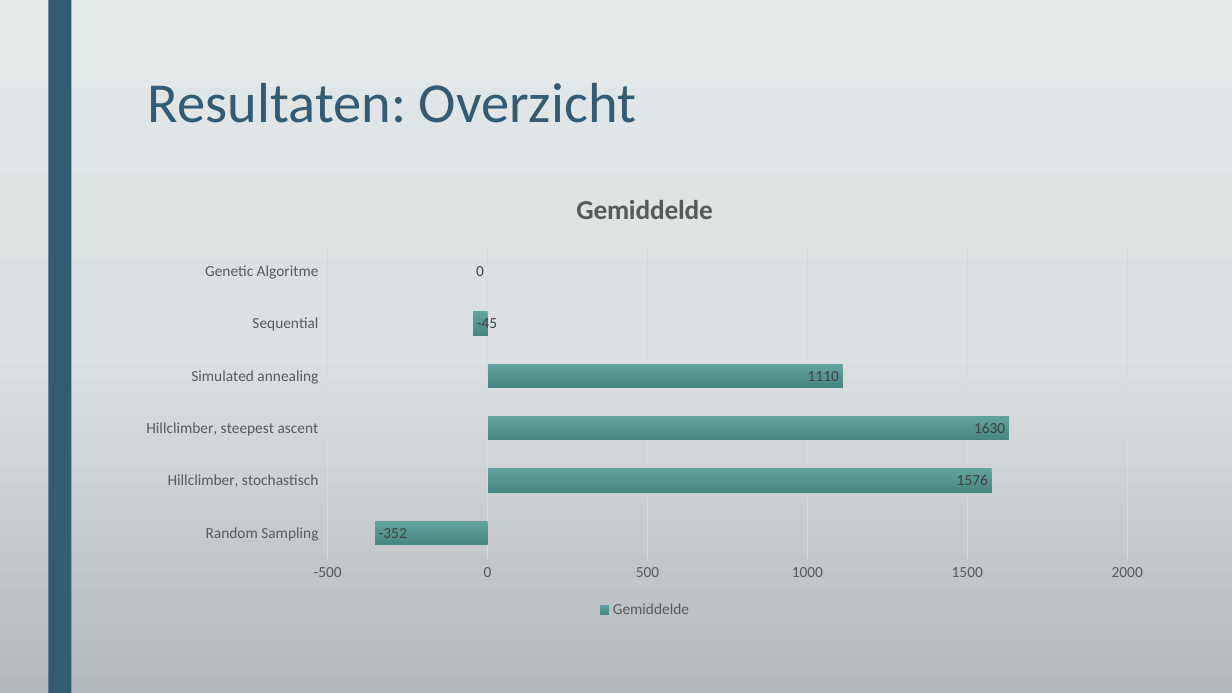
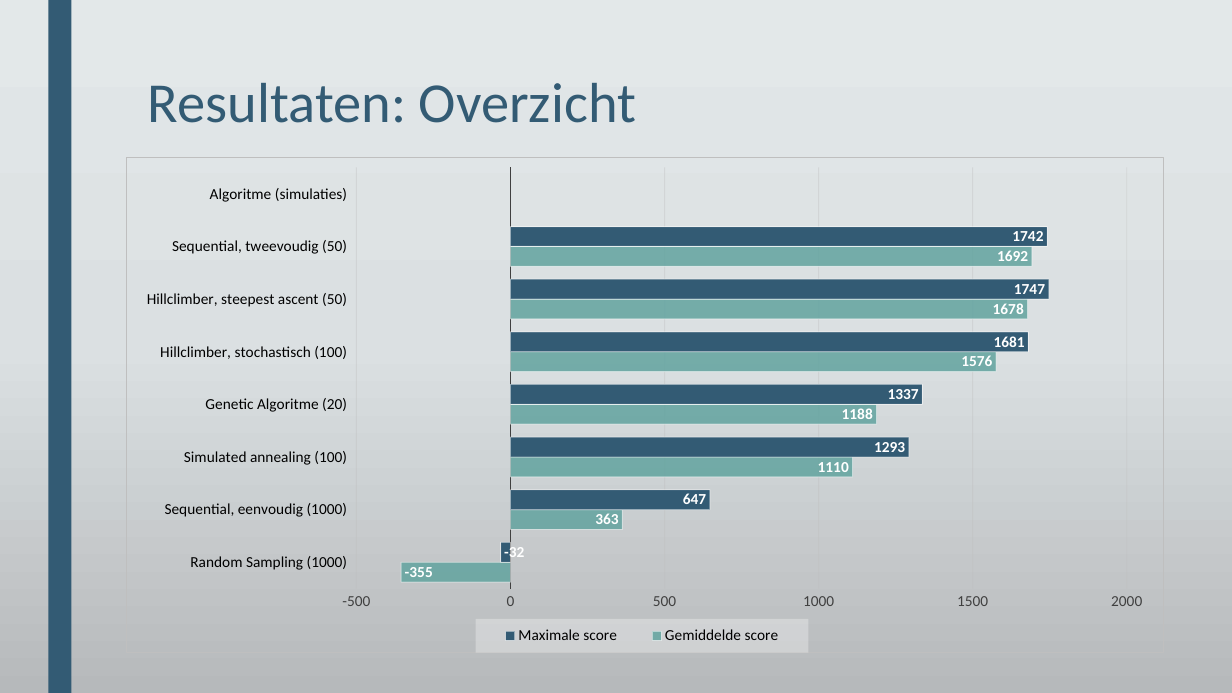
Before and after one commit to DeRoostermakers/Heuristieken, a slide deck: slide 12 of Presentaties/Eindpresentatie .pptx. Drawn at 1232x693 pixels with LibreOffice and Linux fonts; fonts in the diff are those of the drawing; background and template pictures are left out. Boxes give left, top, right and bottom in pixels: in the first picture for what was removed or moved away, otherwise in the second. Text is boxed around its words. In the diff, an @@ line names an element or a change of style, - is before the commit and + after.

```diff
--- a/Presentaties/Eindpresentatie .pptx
+++ b/Presentaties/Eindpresentatie .pptx
@@ bar chart at [126,157,1164,653] @@
@@ title "Gemiddelde" removed @@
-categories: Random Sampling, Hillclimber, stochastisch, Hillclimber, steepest ascent, Simulated annealing, Sequential, Genetic Algoritme
+categories: Random Sampling (1000), Sequential, eenvoudig (1000), Simulated annealing (100), Genetic Algoritme (20), Hillclimber, stochastisch (100), Hillclimber, steepest ascent (50), Sequential, tweevoudig (50), Algoritme (simulaties)
-Gemiddelde: -352, 1576, 1630, 1110, -45, 0
+Gemiddelde score: -355, 363, 1110, 1188, 1576, 1678, 1692, -
@@ colour of Gemiddelde score gradient #62A39F to #498783 to #62A39F at 85% opacity @@
@@ data labels of Gemiddelde score changed @@
+Maximale score: -32, 647, 1293, 1337, 1681, 1747, 1742, -
@@ legend changed @@
@@ category axis changed @@
@@ value axis changed @@
@@ bar spacing changed @@
@@ border changed @@
@@ bar chart: place and size @@
-bar chart at [126,172,1164,623]
+bar chart at [126,157,1164,653]
```
Also in this commit, not shown: 2 other files.
